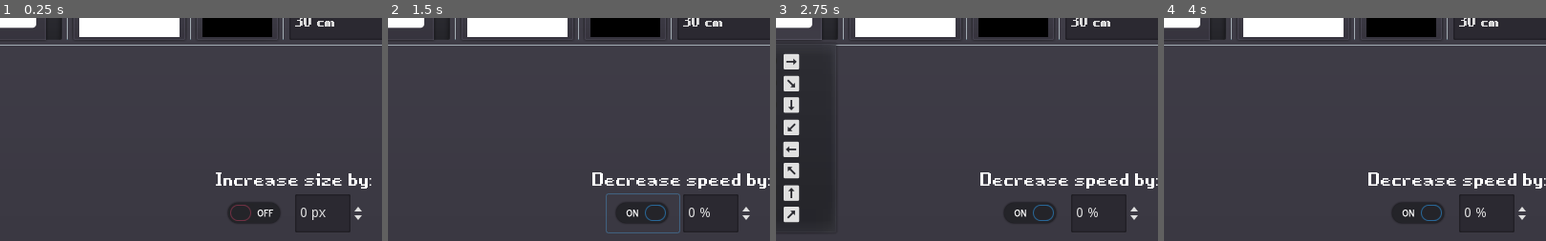
Above: before the commit, frames 1-4 (left to right).
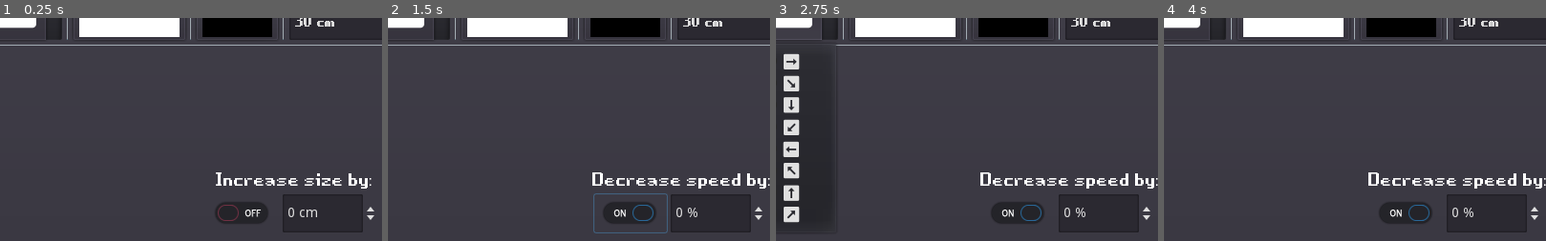
Above: after the commit, the same moments.

Repository: dieg666/TFG-DYNVA-measure
Game: Godot game, scene res://Main.tscn
Two runs of this game, one before a commit and one after it. Both use one fixed random seed, a clock stepped at 60 frames per second and the inputs below.
Inputs (mouse positions are % of the whole screen's width and height, from its top left; square brackets give the same spot before the commit, where the layout moved):
- Up to frame 1 (0.25 s): no input
- Up to frame 2 (1.5 s): click "Size Series" at 0.5 s; click (52, 49) [53, 49] at 1.25 s
- Up to frame 3 (2.75 s): click "➡️" at 2 s
- Up to frame 4 (4 s): click "Debug" at 2.75 s; click "Size Series" at 3.5 s
The pictures show only the part of the screen within x 20-70%, y 6-55%; the shares and areas given below are measured in that part.

The runs differ from the first frame. In frame 1, 1.1% of the frame differs, in the area x 56-98%, y 79-97%; in frame 2, 1.3%, in the area x 53-98%, y 78-97%; in frame 3, 1.1%; in frame 4, 1.1%.

Commit message:
deg and deg/s added

Diff:
--- a/Octo.gd
+++ b/Octo.gd
@@ -34,6 +34,7 @@
 var testIteration = 0
 var numberOfIterations = 0
 var distanceUser = 0
+var screenSizeInches = 0
 # Called when the node enters the scene tree for the first time.
 func _ready():
 	fps = ProjectSettings.get_setting("physics/common/physics_fps")
@@ -41,8 +42,6 @@
 	position = Vector2.ZERO
 	hide()
 	pass # Replace with function body.
-func mmToDegre(mm,viewing):
-	return tan(1)
 func next_move():
 	reset_internal_time()
 	stop();
@@ -104,8 +103,8 @@
 		if userRotationSuccess == 1:
 			testIteration += 1
 			var currentResult = {
-				"sizeOpto": PixelToMm(scale.x)*100,
-				"speed": PixelToMm(sqrt(initialVelocity.x*initialVelocity.x+initialVelocity.y*initialVelocity.y))
+				"sizeOpto": mmToAngle(PixelToMm2(scale.x)),
+				"speed": mmToVangular()
 			}
 			actualTry.append(currentResult)
 			if testIteration >= numberOfIterations:
@@ -122,7 +121,7 @@
 				actualTry = []
 				userRotationSuccess = 2
 				print("size test" + str(iterationTest))
-				print(PixelToMm(scale.x))
+				print(PixelToMm2(scale.x))
 				print(PixelToMm(initialVelocity.x))
 				if iterationTest >= listTests.size():
 					print(results)
@@ -133,20 +132,20 @@
 					next_move()
 					currentTries = 0
 					if initialMode == 0:
-						scale = MmToPixel(5)/100
-						initialVelocity = direction*listTests[iterationTest]
+						scale = MmToPixel(1)
+						initialVelocity = direction*PixelToMm2(vangularToMM(listTests[iterationTest]))
 					elif initialMode == 1:
-						scale = MmToPixel(listTests[iterationTest])/100
-						initialVelocity = direction*5000
+						scale = MmToPixel(angleToMm((listTests[iterationTest])))
+						initialVelocity = direction*PixelToMm2(vangularToMM(175.05))
 						position = initialPosition
 			else:
 				next_move()
 				if initialMode == 0:
-					scale = MmToPixel(5)/100
-					initialVelocity = direction*listTests[iterationTest]
+					scale = MmToPixel(1)
+					initialVelocity = direction*PixelToMm2(vangularToMM(listTests[iterationTest]))
 				elif initialMode == 1:
-					scale = MmToPixel(listTests[iterationTest])/100
-					initialVelocity = direction*5000
+					scale = MmToPixel(angleToMm((listTests[iterationTest])))
+					initialVelocity = direction*PixelToMm2(vangularToMM(175.05))
 				position = initialPosition
 		elif userRotationSuccess == 0:
 			currentTries += 1
@@ -171,26 +170,24 @@
 					currentTries = 0
 					next_move()
 					if initialMode == 0:
-						scale = MmToPixel(5)/100
-						initialVelocity = direction*listTests[iterationTest]
+						scale = MmToPixel(1)
+						initialVelocity = direction*PixelToMm2(vangularToMM(listTests[iterationTest]))
 					elif initialMode == 1:
-						scale = MmToPixel(listTests[iterationTest])/100
-						initialVelocity = direction*5000
+						scale = MmToPixel(angleToMm((listTests[iterationTest])))
+						initialVelocity = direction*PixelToMm2(vangularToMM(175.05))
 					position = initialPosition
 			else:
 				next_move()
 				if initialMode == 0:
-					scale = MmToPixel(5)/100
-					initialVelocity = direction*listTests[iterationTest]
+					scale = MmToPixel(1)
+					initialVelocity = direction*PixelToMm2(vangularToMM(listTests[iterationTest]))
 				elif initialMode == 1:
-					scale = MmToPixel(listTests[iterationTest])/100
-					initialVelocity = direction*5000
+					scale = MmToPixel(angleToMm((listTests[iterationTest])))
+					initialVelocity = direction*PixelToMm2(vangularToMM(175.05))
 				position = initialPosition
 
 		emit_signal("debug_update")
-
 func _physics_process(delta):
-
 	var velocity = initialVelocity
 	#var pixelPorSegundo = projectResolution.x+scale.x*100
 	velocity = velocity*delta*60 #* pixelPorSegundo * delta
@@ -201,18 +198,52 @@
 		internalVelocity = (velocity)
 		emit_signal("timeout")
 		reset_internal_time()
-
 func get_random_rotation():
 
 	var rotations = [0,-45,-90,-135,-180,-225,-270,-315]
 	actualRotation = rotations[rng.randi() % rotations.size()]
 	return actualRotation
 func MmToPixel(mm):
-	return Vector2(1,1)*(float(mm)/size_dot_in_mm)
+	return Vector2(1,1)*(float(mm)*size_dot_in_mm)
 func PixelToMm(pixel):
-	return float(pixel*size_dot_in_mm)
-
-func start(pos,vel,swing,mode,rotationIteration, optotype_color : Color, scaleInitial,posDelay,incrementType, speed, list,resolution,screenSizeInches, maxE, nIterations, dUser):
+	return float(pixel*(size_dot_in_mm))
+func PixelToMm2(pixel):
+	return float(pixel/(size_dot_in_mm))
+func mmToAngle(mm):
+	return 2*rad2deg(atan((mm*0.5)/(distanceUser)))
+func angleToMm(angle):
+	var x = angle/2
+	var y = tan(deg2rad(x))
+	var z = 2*y*distanceUser
+	return z
+func vangularToMM(vangular):
+	var recorrido = 0
+	if direction.y == 0:
+		recorrido = projectResolution.x * size_dot_in_mm * 0.001
+	elif direction.x == 0:
+		recorrido = projectResolution.y * size_dot_in_mm * 0.001
+	else:
+		recorrido = screenSizeInches * 25.4 * 0.001
+	var distanciaObservadorm = distanceUser * 0.001
+	var anglevisualgraus = (2*(atan((recorrido/2)/distanciaObservadorm))*180)/PI
+	var r = ((vangular*recorrido)/anglevisualgraus)*1000
+	return r
+
+func mmToVangular():
+	var recorrido = 0
+	if direction.y == 0:
+		recorrido = projectResolution.x * size_dot_in_mm * 0.01
+	elif direction.x == 0:
+		recorrido = projectResolution.y * size_dot_in_mm * 0.01
+	else:
+		recorrido = screenSizeInches * 25.4 * 0.01
+	var distanciaObservadorm = distanceUser * 0.01
+	var velocidadestimulom = PixelToMm(sqrt(initialVelocity.x*initialVelocity.x+initialVelocity.y*initialVelocity.y))*0.01
+	var tempsEstimulPantalla = recorrido/velocidadestimulom
+	var anglevisualgraus = (2*(atan((recorrido/2)/distanciaObservadorm))*180)/PI
+	var r = anglevisualgraus/tempsEstimulPantalla
+	return r
+func start(pos,vel,swing,mode,rotationIteration, optotype_color : Color, scaleInitial,posDelay,incrementType, speed, list,resolution,screenI, maxE, nIterations, dUser):
 	maxErrors = maxE
 	listTests = list
 	iterationTest = 0
@@ -227,32 +258,23 @@
 	pos.y = pos.y + posDelay.y*100*scale.y
 	position = pos
 	initialSwing = swing
+	screenSizeInches = screenI
 	var s = resolution * 1.0
 	var d = sqrt(s.x*s.x+s.y*s.y)
 	var x = (int(screenSizeInches)*1.0)/(d)
 	size_dot_in_mm = x * 0.0254*1000
 	numberOfIterations = nIterations
-
+	distanceUser = dUser
 	# speed6
 	if mode == 0:
 		direction = vel.normalized()
-		scale = MmToPixel(5)/100
-		initialVelocity = direction*listTests[iterationTest]
-
-
+		scale = MmToPixel(1)
+		initialVelocity = direction*PixelToMm2(vangularToMM(listTests[iterationTest]))
 	elif mode == 1:
 		direction = vel.normalized()
-		scale = MmToPixel(listTests[iterationTest])/100
-		initialVelocity = direction*5000
-
-
-	print("mm")
-	print(scale.x*100)
-	print(PixelToMm(scale.x)*100)
-	print("velocidad")
-	print(initialVelocity.x)
-	print(PixelToMm(initialVelocity.x))
-	distanceUser = dUser
+		scale = MmToPixel(angleToMm((listTests[iterationTest])))
+		# 5000 px/s
+		initialVelocity = direction*PixelToMm2(vangularToMM(175.05))
 	initialPosition = pos
 	initialRotationIteration = rotationIteration
 	actualRotationIteration = rotationIteration
@@ -266,11 +288,9 @@
 	set_physics_process(true)
 	show()
 	emit_signal("start_timer")
-
 func stop():
 	set_physics_process(false)
 	hide()
-
 func _on_VisibilityNotifier2D_screen_exited():
 	travelledPixels = 0
 	if initialSwing:
@@ -290,26 +310,19 @@
 
 	emit_signal("debug_update")
 	emit_signal("start_timer")
-
-
-
-
 func reset_internal_time():
 	unix_time_internal = Time.get_unix_time_from_system()
-
-
-
 func _on_Octo_timeout():
 	if increment == 0:
 		 #non percentage
 		if initialMode:
 			if initialVelocity.x !=0:
-				initialVelocity.x -= speedOpto
+				initialVelocity.x -= PixelToMm2(vangularToMM(speedOpto))
 			if initialVelocity.y !=0:
-				initialVelocity.y -= speedOpto
+				initialVelocity.y -= PixelToMm2(vangularToMM(speedOpto))
 		else:
-			scale.x += speedOpto/100.0
-			scale.y += speedOpto/100.0
+			scale.x += MmToPixel(angleToMm(speedOpto)).x
+			scale.y += MmToPixel(angleToMm(speedOpto)).x
 	else:
 		 # percentage
 		if initialMode:
--- a/UI-Godot/HUD.gd
+++ b/UI-Godot/HUD.gd
@@ -7,6 +7,7 @@
 var node_selected = ''
 var dict = {}
 var mode = 0
+
 # Called when the node enters the scene tree for the first time.
 func _ready():
 	if !$PanelContainer/HBoxContainer/VBoxContainer/HBoxContainer/VBoxContainer/CheckBox2.pressed:
@@ -16,9 +17,9 @@
 	if $PanelContainer/HBoxContainer/VBoxContainer/VBoxContainer/HBoxContainer3/CheckButton.pressed:
 		$PanelContainer/HBoxContainer/VBoxContainer/VBoxContainer/HBoxContainer3/SpinBox.suffix = "%"
 	elif $PanelContainer/HBoxContainer/VBoxContainer/HBoxContainer/VBoxContainer/CheckBox.pressed:
-		$PanelContainer/HBoxContainer/VBoxContainer/VBoxContainer/HBoxContainer3/SpinBox.suffix = "px"
-	elif $PanelContainer/HBoxContainer/VBoxContainer/HBoxContainer/VBoxContainer/CheckBox2.pressed:
-		$PanelContainer/HBoxContainer/VBoxContainer/VBoxContainer/HBoxContainer3/SpinBox.suffix = "px/s"
+		$PanelContainer/HBoxContainer/VBoxContainer/VBoxContainer/HBoxContainer3/SpinBox.suffix = "cm"
+	elif $PanelContainer/HBoxContainer/VBoxContainer/HBoxContainer/VBoxContainer/CheckBox2.pressed:
+		$PanelContainer/HBoxContainer/VBoxContainer/VBoxContainer/HBoxContainer3/SpinBox.suffix = "cm/s"
 	$Save.hide()
 	pass # Replace with function body.
 func get_background_color():
@@ -45,9 +46,9 @@
 	if $PanelContainer/HBoxContainer/VBoxContainer/VBoxContainer/HBoxContainer3/CheckButton.pressed:
 		$PanelContainer/HBoxContainer/VBoxContainer/VBoxContainer/HBoxContainer3/SpinBox.suffix = "%"
 	elif $PanelContainer/HBoxContainer/VBoxContainer/HBoxContainer/VBoxContainer/CheckBox.pressed:
-		$PanelContainer/HBoxContainer/VBoxContainer/VBoxContainer/HBoxContainer3/SpinBox.suffix = "px"
-	elif $PanelContainer/HBoxContainer/VBoxContainer/HBoxContainer/VBoxContainer/CheckBox2.pressed:
-		$PanelContainer/HBoxContainer/VBoxContainer/VBoxContainer/HBoxContainer3/SpinBox.suffix = "px/s"
+		$PanelContainer/HBoxContainer/VBoxContainer/VBoxContainer/HBoxContainer3/SpinBox.suffix = "cm"
+	elif $PanelContainer/HBoxContainer/VBoxContainer/HBoxContainer/VBoxContainer/CheckBox2.pressed:
+		$PanelContainer/HBoxContainer/VBoxContainer/VBoxContainer/HBoxContainer3/SpinBox.suffix = "cm/s"
 	renumerate_values($PanelContainer/HBoxContainer/VBoxContainer/HBoxContainer2/ScrollContainer/HBoxContainer.get_children())
 	pass # Replace with function body.
 static func delete_children(node):
@@ -66,18 +67,18 @@
 	if $PanelContainer/HBoxContainer/VBoxContainer/VBoxContainer/HBoxContainer3/CheckButton.pressed:
 		$PanelContainer/HBoxContainer/VBoxContainer/VBoxContainer/HBoxContainer3/SpinBox.suffix = "%"
 	elif $PanelContainer/HBoxContainer/VBoxContainer/HBoxContainer/VBoxContainer/CheckBox.pressed:
-		$PanelContainer/HBoxContainer/VBoxContainer/VBoxContainer/HBoxContainer3/SpinBox.suffix = "px"
-	elif $PanelContainer/HBoxContainer/VBoxContainer/HBoxContainer/VBoxContainer/CheckBox2.pressed:
-		$PanelContainer/HBoxContainer/VBoxContainer/VBoxContainer/HBoxContainer3/SpinBox.suffix = "px/s"
+		$PanelContainer/HBoxContainer/VBoxContainer/VBoxContainer/HBoxContainer3/SpinBox.suffix = "cm"
+	elif $PanelContainer/HBoxContainer/VBoxContainer/HBoxContainer/VBoxContainer/CheckBox2.pressed:
+		$PanelContainer/HBoxContainer/VBoxContainer/VBoxContainer/HBoxContainer3/SpinBox.suffix = "cm/s"
 	renumerate_values($PanelContainer/HBoxContainer/VBoxContainer/HBoxContainer2/ScrollContainer/HBoxContainer.get_children())
 func renumerate_values(container):
 	var i = 1
 	for button in container:
 		button.set_text(i)
 		if $PanelContainer/HBoxContainer/VBoxContainer/HBoxContainer/VBoxContainer/CheckBox.pressed:
-			button.set_sufix(" px/s")
+			button.set_sufix("º/s")
 		else:
-			button.set_sufix("cm")
+			button.set_sufix("º")
 		i += 1
 func _on_VBoxContainer_add():
 	for button in $PanelContainer/HBoxContainer/VBoxContainer/HBoxContainer2/ScrollContainer/HBoxContainer.get_children():
@@ -113,9 +114,9 @@
 	if '0' != encoded_mode[3]:
 		$PanelContainer/HBoxContainer/VBoxContainer/VBoxContainer/HBoxContainer3/SpinBox.suffix = "%"
 	elif '0' == encoded_mode[1]:
-		$PanelContainer/HBoxContainer/VBoxContainer/VBoxContainer/HBoxContainer3/SpinBox.suffix = "px"
-	else:
-		$PanelContainer/HBoxContainer/VBoxContainer/VBoxContainer/HBoxContainer3/SpinBox.suffix = "px/s"
+		$PanelContainer/HBoxContainer/VBoxContainer/VBoxContainer/HBoxContainer3/SpinBox.suffix = "cm"
+	else:
+		$PanelContainer/HBoxContainer/VBoxContainer/VBoxContainer/HBoxContainer3/SpinBox.suffix = "cm/s"
 	print("encoded_mode")
 	print("encoded mode:")
 	print(encoded_mode)
@@ -245,9 +246,9 @@
 	if $PanelContainer/HBoxContainer/VBoxContainer/VBoxContainer/HBoxContainer3/CheckButton.pressed:
 		$PanelContainer/HBoxContainer/VBoxContainer/VBoxContainer/HBoxContainer3/SpinBox.suffix = "%"
 	elif $PanelContainer/HBoxContainer/VBoxContainer/HBoxContainer/VBoxContainer/CheckBox.pressed:
-		$PanelContainer/HBoxContainer/VBoxContainer/VBoxContainer/HBoxContainer3/SpinBox.suffix = "px"
-	elif $PanelContainer/HBoxContainer/VBoxContainer/HBoxContainer/VBoxContainer/CheckBox2.pressed:
-		$PanelContainer/HBoxContainer/VBoxContainer/VBoxContainer/HBoxContainer3/SpinBox.suffix = "px/s"
+		$PanelContainer/HBoxContainer/VBoxContainer/VBoxContainer/HBoxContainer3/SpinBox.suffix = "cm"
+	elif $PanelContainer/HBoxContainer/VBoxContainer/HBoxContainer/VBoxContainer/CheckBox2.pressed:
+		$PanelContainer/HBoxContainer/VBoxContainer/VBoxContainer/HBoxContainer3/SpinBox.suffix = "cm/s"
 
 	pass # Replace with function body.
 
--- a/UI-Godot/HUD.tscn
+++ b/UI-Godot/HUD.tscn
@@ -479,17 +479,19 @@
 alignment = 1
 
 [node name="CheckButton" type="CheckButton" parent="PanelContainer/HBoxContainer/VBoxContainer/VBoxContainer/HBoxContainer3"]
-margin_left = 495.0
-margin_right = 571.0
+margin_left = 482.0
+margin_right = 558.0
 margin_bottom = 40.0
 align = 1
 icon_align = 1
 
 [node name="SpinBox" type="SpinBox" parent="PanelContainer/HBoxContainer/VBoxContainer/VBoxContainer/HBoxContainer3"]
-margin_left = 575.0
-margin_right = 649.0
+margin_left = 562.0
+margin_right = 662.0
 margin_bottom = 40.0
-rect_min_size = Vector2( 70, 5 )
+rect_min_size = Vector2( 100, 5 )
+max_value = 99999.0
+suffix = "cm /sss"
 
 [node name="Button" type="Button" parent="."]
 anchor_left = 1.0
--- a/UI-Godot/VBoxContainer.tscn
+++ b/UI-Godot/VBoxContainer.tscn
@@ -62,7 +62,7 @@
 margin_top = 24.0
 margin_right = 100.0
 margin_bottom = 48.0
-max_value = 9999.0
+max_value = 500000.0
 step = 0.005
 value = 30.0
 suffix = "px / s"
